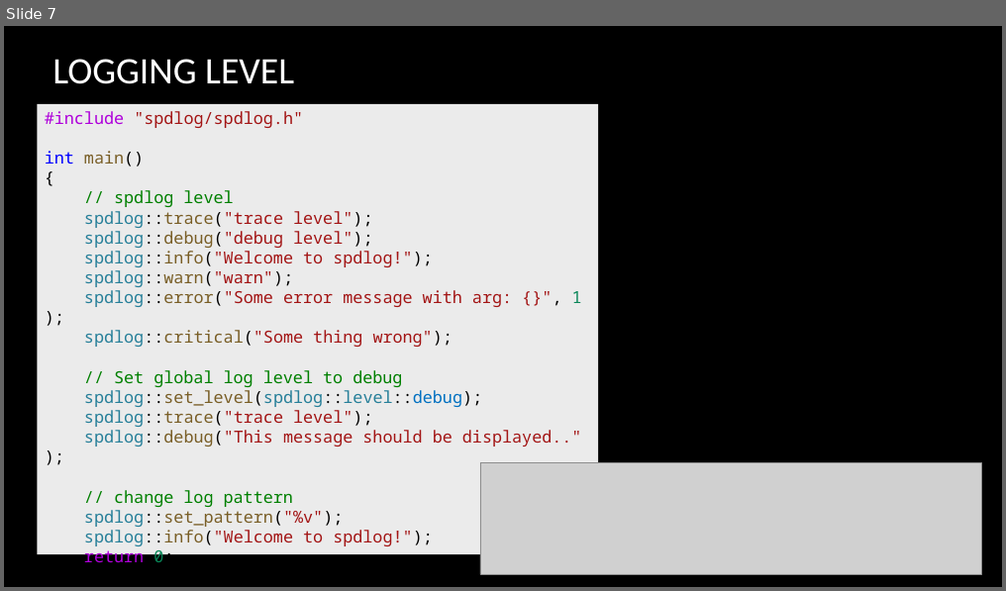
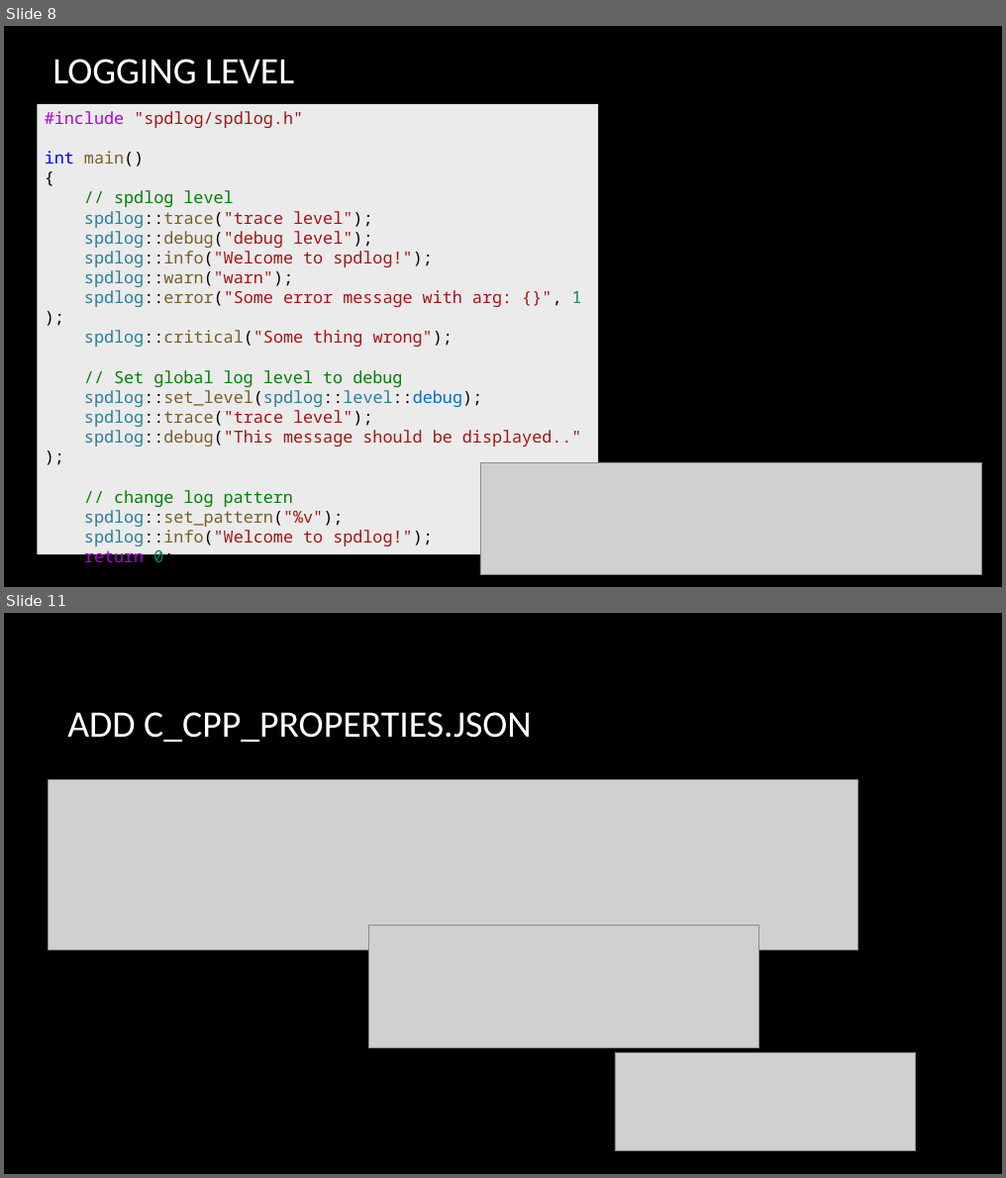
Before and after one commit to CNOCycle/cpp_tutorial, a slide deck: lab02/00-lab02.pptx. Shown one above the other, each under a label of ours: slide 7 before the commit, slides 8 and 11 after it; the slides between them are not shown. The pictures are 1006x591 and 1006x1178 pixels, drawn with LibreOffice and Linux fonts; fonts in the diff are those of the drawing; grey boxes stand for pictures; background and template pictures are left out. Boxes give left, top, right and bottom in pixels: in the first picture for what was removed or moved away, otherwise in the second. Text is boxed around its words. In the diff, an @@ line names an element or a change of style, - is before the commit and + after.

```diff
--- a/lab02/00-lab02.pptx
+++ b/lab02/00-lab02.pptx
@@ slide 11 added at [4,613,1002,1174], background picture (left out) @@
@@ title added at [67,712,532,742], 36 pt, text #FFFFFF @@
+ADD C_CPP_PROPERTIES.JSON
@@ picture added at [48,780,857,951] @@
@@ picture added at [368,925,759,1048] @@
@@ picture added at [615,1053,915,1151] @@
@@ what was slide 7 is now slide 8 @@
```
Also in this commit, not shown: 3 slides changed, 5 other slides added.
